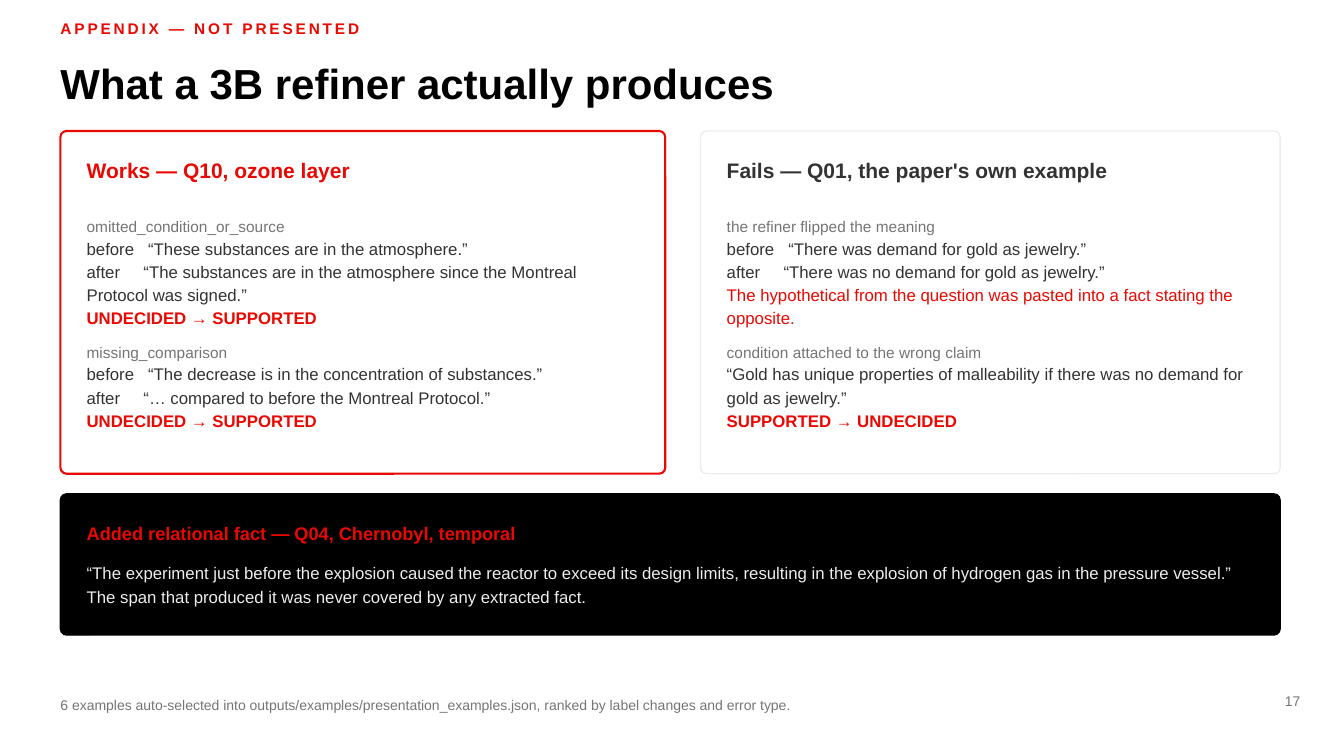
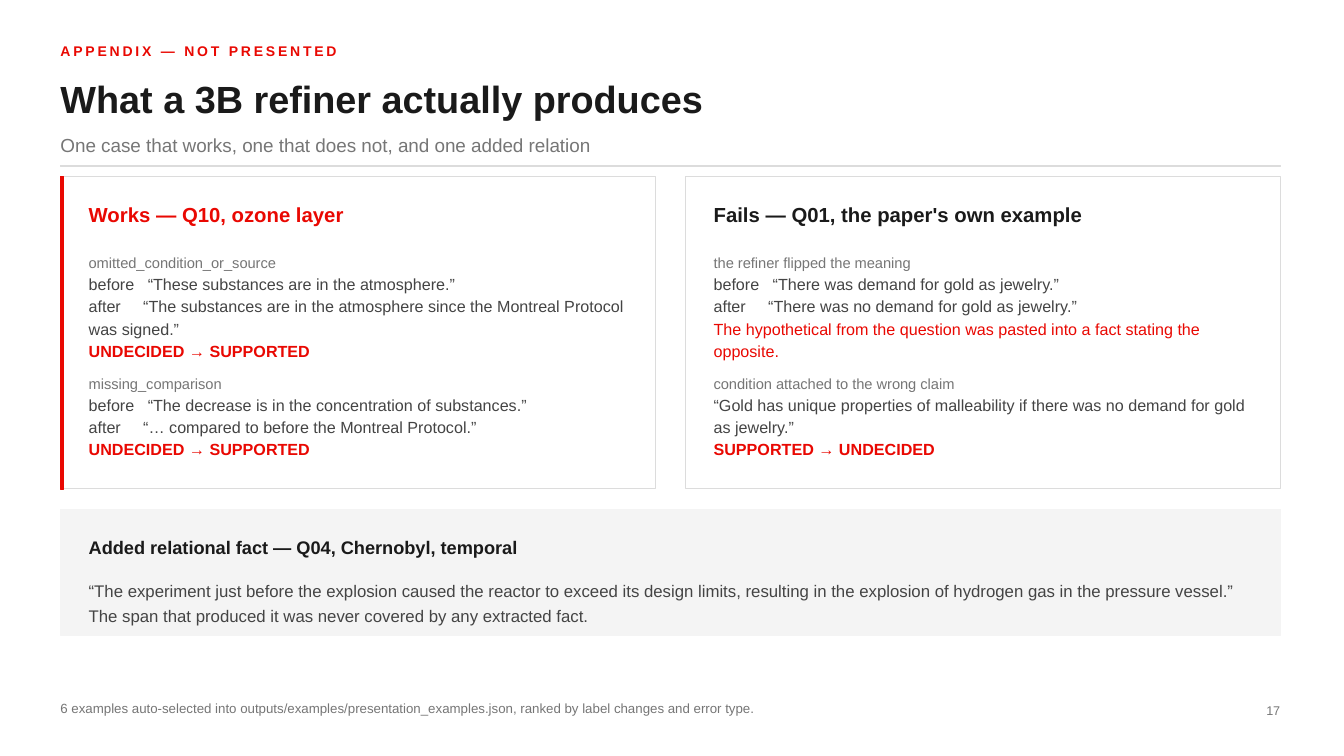
Before and after one commit to MadhavKrishna06/Verifact-Lite, a slide deck: slide 17 of presentation/VERIFACT-Lite-TTU.pptx. Drawn at 1344x756 pixels with LibreOffice and Linux fonts; fonts in the diff are those of the drawing. Boxes give left, top, right and bottom in pixels: in the first picture for what was removed or moved away, otherwise in the second. Text is boxed around its words. In the diff, an @@ line names an element or a change of style, - is before the commit and + after.

```diff
--- a/presentation/VERIFACT-Lite-TTU.pptx
+++ b/presentation/VERIFACT-Lite-TTU.pptx
@@ text "APPENDIX — NOT PRESENTED": place and size @@
-text "APPENDIX — NOT PRESENTED" at [60,23,359,34]
+text "APPENDIX — NOT PRESENTED" at [60,46,337,56]
@@ text "APPENDIX — NOT PRESENTED" at [60,46,337,56]: size 11 to 10 pt @@
@@ text "What a 3B refiner actually ...": place and size @@
-text "What a 3B refiner actually ..." at [60,68,774,107]
+text "What a 3B refiner actually ..." at [60,85,703,121]
@@ text "What a 3B refiner actually ..." at [60,85,703,121]: size 30 to 27 pt, text colour #000000 to #1A1A1A @@
@@ rounded rectangle removed at [60,131,665,474] @@
@@ text added at [60,138,591,155], 13.5 pt, text #767676 @@
+One case that works, one that does not, and one added relation
@@ rounded rectangle removed at [701,131,1280,474] @@
@@ rectangle added at [60,165,1280,166], fill #DCDCDC, outline #DCDCDC 0.25 pt @@
@@ rectangle added at [60,176,655,489], fill #FFFFFF, outline #DCDCDC 0.75 pt @@
@@ rectangle added at [60,176,64,489], fill #E90802, outline #E90802 0.25 pt @@
@@ rectangle added at [686,176,1280,489], fill #FFFFFF, outline #DCDCDC 0.75 pt @@
@@ text "Works — Q10, ozone layer": place and size @@
-text "Works — Q10, ozone layer" at [87,162,350,183]
+text "Works — Q10, ozone layer" at [89,207,343,227]
@@ text "Works — Q10, ozone layer" at [89,207,343,227]: size 15 to 14.5 pt @@
@@ text "Fails — Q01, the paper's ...": place and size @@
-text "Fails — Q01, the paper's ..." at [727,162,1107,183]
+text "Fails — Q01, the paper's ..." at [714,207,1082,227]
@@ text "Fails — Q01, the paper's ..." at [714,207,1082,227]: size 15 to 14.5 pt, text colour #333333 to #1A1A1A @@
@@ text "omitted_condition_or_source": place and size @@
-text "omitted_condition_or_source" at [87,221,576,427]
+text "omitted_condition_or_source" at [89,257,623,455]
@@ text "omitted_condition_or_source" at [89,257,623,455]: size 11 to 10.5 pt, text colour #757575 to #767676 in "omitted_condition_or_source", "missing_comparison"; size 12 to 11.5 pt in "before “These substances are in the atmosphere.”", "after “The substances are in the atmosphere ...", "UNDECIDED → SUPPORTED", "before “The decrease is in the concentration ..." and 2 more places; text colour #333333 to #444444 in "before “These substances are in the atmosphere.”", "after “The substances are in the atmosphere ...", "before “The decrease is in the concentration ...", "after “… compared to before the Montreal ..." @@
@@ text "the refiner flipped the meaning": place and size @@
-text "the refiner flipped the meaning" at [727,221,1243,427]
+text "the refiner flipped the meaning" at [714,257,1244,455]
@@ text "the refiner flipped the meaning" at [714,257,1244,455]: size 11 to 10.5 pt, text colour #757575 to #767676 in "the refiner flipped the meaning", "condition attached to the wrong claim"; size 12 to 11.5 pt in "before “There was demand for gold as ...", "after “There was no demand for gold ...", "The hypothetical from the question was pasted ...", "“Gold has unique properties of malleability if ..." and 1 more places; text colour #333333 to #444444 in "before “There was demand for gold as ...", "after “There was no demand for gold ...", "“Gold has unique properties of malleability if ..." @@
@@ rounded rectangle removed at [60,494,1280,635] @@
@@ rectangle added at [60,509,1280,635], fill #F4F4F4, outline #F4F4F4 0.75 pt @@
@@ text "Added relational fact — Q04, ...": place and size @@
-text "Added relational fact — Q04, ..." at [87,526,516,544]
+text "Added relational fact — Q04, ..." at [89,540,518,558]
@@ text "Added relational fact — Q04, ..." at [89,540,518,558]: text colour #E90802 to #1A1A1A @@
@@ text "“The experiment just before the ...": place and size @@
-text "“The experiment just before the ..." at [87,567,1231,607]
+text "“The experiment just before the ..." at [89,585,1233,626]
@@ text "“The experiment just before the ..." at [89,585,1233,626]: text colour #EDEDED to #444444; line spacing 1.2 to 1.25 @@
@@ text "6 examples auto-selected into outputs/examples/presentation_ ..." at [60,703,754,716]: size 10 to 9.5 pt, text colour #757575 to #767676 @@
@@ page number: place and size @@
-page number at [1285,696,1301,706]
+page number at [1266,706,1280,715]
@@ page number at [1266,706,1280,715]: size 10 to 9 pt, text colour #757575 to #767676 @@
```
Also in this commit, not shown: 18 other slides changed, 1 other file.
